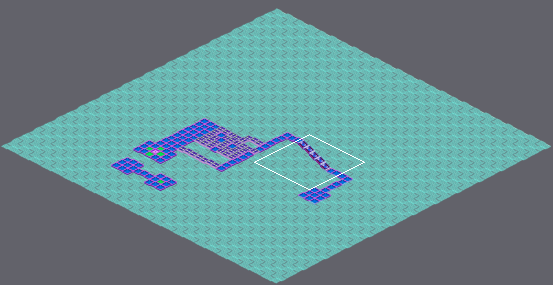
Two states of a Tiled map, areas/DeepNet3.tmx. Above, an overview of the earlier version with the close-up marked.
Close-up. Earlier state:
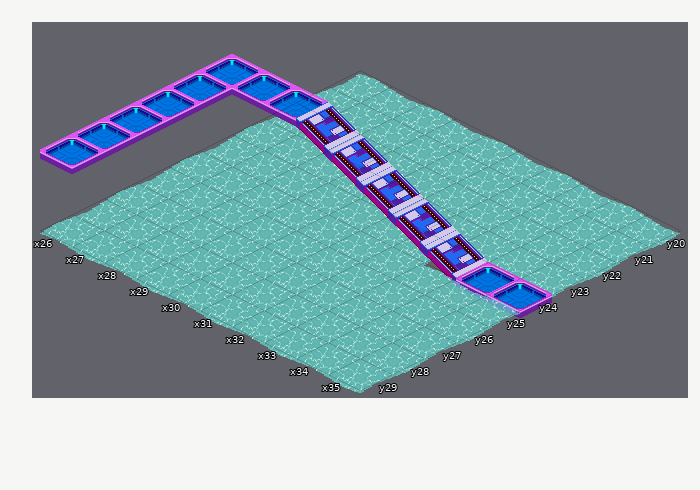
Cells are 64x32 px. Isometric: x runs down to the right, y down to the left. Shown: x 26..35, y 20..29. Layer "Tile Layer 2" is drawn 0,-16 px off the grid. Layer "Tile Layer 3" is drawn 0,-32 px off the grid. Layer "Tile Layer 4" is drawn 0,-48 px off the grid. Layer "Tile Layer 5" is drawn 0,-64 px off the grid. Layer "Tile Layer 6" is drawn 0,-80 px off the grid.
After:
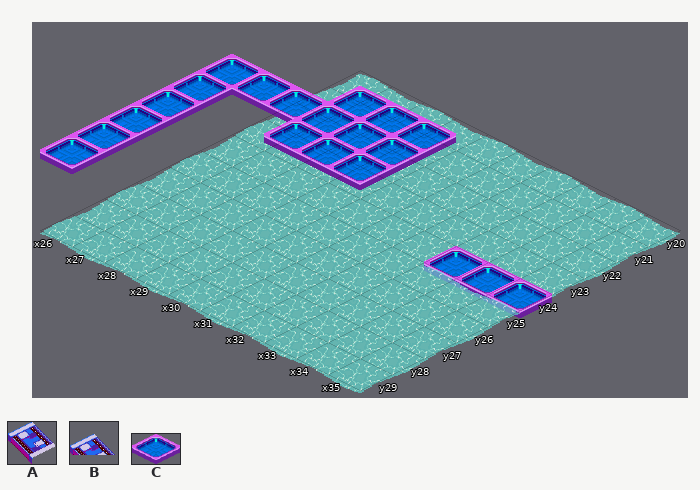
Key: from "Netopia Stairs": A 0 "Stairs", B 1 "Stairs"; from "ughlol": C 0.
_ is an empty cell.
Difference:
Layer "Water Tiles looowest":
The edit turns tile A into tile C in row 24 at x 33.
Layer "Tile Layer 2":
Tile A is gone in row 24 at x 32.
Layer "Tile Layer 3":
Tile A is gone in row 24 at x 31.
Layer "Tile Layer 4":
Tile A is gone in row 24 at x 30.
Layer "Tile Layer 5":
Tile A is gone in row 24 at x 29.
Layer "Tile Layer 6":
The edit turns tile B into tile C in row 24 at x 29.
There is now tile C in row 23 at x 29 to 31; in row 24 at x 30 to 31; in row 25 at x 29 to 31.
Boxes around the changes in both close-ups, in picture pixels (x1, y1, x2, y2):
changed: (264, 86, 488, 278)
